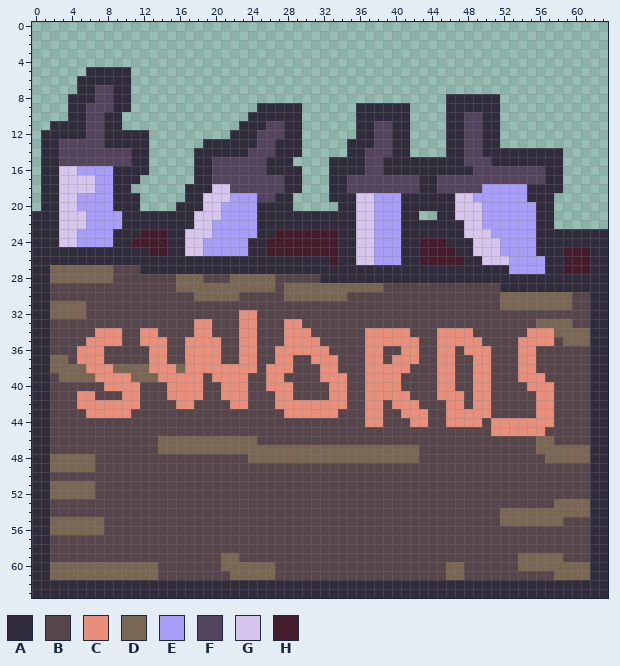
One commit to this pixel-art file: res/img/swordcrate.aseprite. The first picture shows the starting point.
64x64 pixels, 1 frame.
Palette (. is transparent): A #312c3b  B #57454c  C #e88f7b  D #7a6753  E #a89ef7  F #54445e  G #d6c5ed  H #451c2c
After the commit:
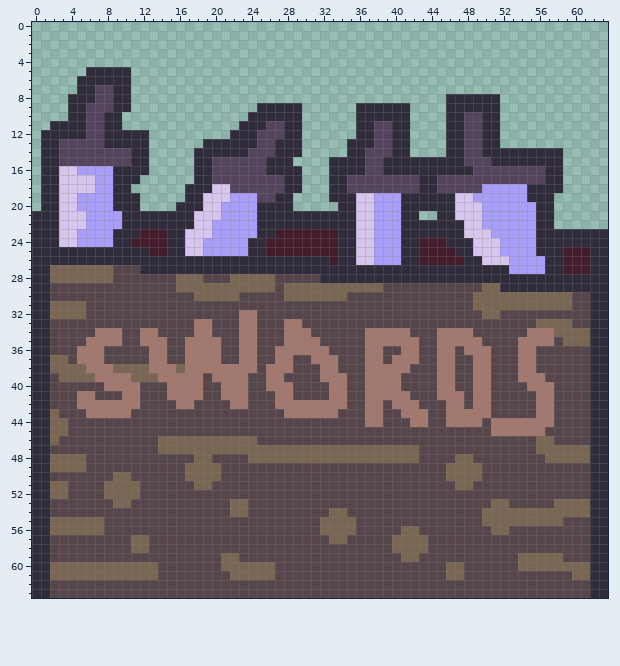
The edit:
@@ palette @@
-C #e88f7b
+C #a3796f
--- layer "Layer 1"
@@ x 47..53 @@
 28 AAAAAAA
-29 BBBBBAA
-30 BBBBBDD
-31 BBBBBDD
-32 BBBBBBB
+29 BBBDDAA
+30 BBDDDDD
+31 BBDDDDD
+32 BBBDDBB
 33 BBBBBBB
@@ x 0..63 @@
 42 AABBBCCCCCCCBBBBCCBBBBCCBBBCCCCCCCCBBCCBCCCBBBCCBCCBBBBBCCBBBBAA
-43 AABBBBCCCCCBBBBBBBBBBBBBBBBBCCCCCCBBBCCBBCCCBBCCCCCBBBBBCCBBBBAA
-44 AABBBBBBBBBBBBBBBBBBBBBBBBBBBBBBBBBBBCCBBBCCBBCCCCBCCCCCCCBBBBAA
-45 AABBBBBBBBBBBBBBBBBBBBBBBBBBBBBBBBBBBBBBBBBBBBBBBBBCCCCCCBBBBBAA
-46 AABBBBBBBBBBBBDDDDDDDDDDDBBBBBBBBBBBBBBBBBBBBBBBBBBBBBBBDDBBBBAA
+43 AADBBBCCCCCBBBBBBBBBBBBBBBBBCCCCCCBBBCCBBCCCBBCCCCCBBBBBCCBBBBAA
+44 AADDBBBBBBBBBBBBBBBBBBBBBBBBBBBBBBBBBCCBBBCCBBCCCCBCCCCCCCBBBBAA
+45 AADDBBBBBBBBBBBBBBBBBBBBBBBBBBBBBBBBBBBBBBBBBBBBBBBCCCCCCBBBBBAA
+46 AADBBBBBBBBBBBDDDDDDDDDDDBBBBBBBBBBBBBBBBBBBBBBBBBBBBBBBDDBBBBAA
 47 AABBBBBBBBBBBBDDDDDDDDDDDDDDDDDDDDDDDDDDDDDBBBBBBBBBBBBBDDDDDDAA
-48 AADDDDDBBBBBBBBBBBBBBBBBDDDDDDDDDDDDDDDDDDDBBBBBBBBBBBBBBDDDDDAA
-49 AADDDDDBBBBBBBBBBBBBBBBBBBBBBBBBBBBBBBBBBBBBBBBBBBBBBBBBBBBBBBAA
-50 AABBBBBBBBBBBBBBBBBBBBBBBBBBBBBBBBBBBBBBBBBBBBBBBBBBBBBBBBBBBBAA
-51 AADDDDDBBBBBBBBBBBBBBBBBBBBBBBBBBBBBBBBBBBBBBBBBBBBBBBBBBBBBBBAA
-52 AADDDDDBBBBBBBBBBBBBBBBBBBBBBBBBBBBBBBBBBBBBBBBBBBBBBBBBBBBBBBAA
-53 AABBBBBBBBBBBBBBBBBBBBBBBBBBBBBBBBBBBBBBBBBBBBBBBBBBBBBBBBDDDDAA
-54 AABBBBBBBBBBBBBBBBBBBBBBBBBBBBBBBBBBBBBBBBBBBBBBBBBBDDDDDDDDDDAA
-55 AADDDDDDBBBBBBBBBBBBBBBBBBBBBBBBBBBBBBBBBBBBBBBBBBBBDDDDDDDBBBAA
-56 AADDDDDDBBBBBBBBBBBBBBBBBBBBBBBBBBBBBBBBBBBBBBBBBBBBBBBBBBBBBBAA
-57 AABBBBBBBBBBBBBBBBBBBBBBBBBBBBBBBBBBBBBBBBBBBBBBBBBBBBBBBBBBBBAA
-58 AABBBBBBBBBBBBBBBBBBBBBBBBBBBBBBBBBBBBBBBBBBBBBBBBBBBBBBBBBBBBAA
-59 AABBBBBBBBBBBBBBBBBBBDDBBBBBBBBBBBBBBBBBBBBBBBBBBBBBBBDDDDDBBBAA
+48 AADDDDBBBBBBBBBBBBDDBBBBDDDDDDDDDDDDDDDDDDDBBBBDDBBBBBBBBDDDDDAA
+49 AADDDDBBBBBBBBBBBDDDDBBBBBBBBBBBBBBBBBBBBBBBBBDDDDBBBBBBBBBBBBAA
+50 AABBBBBBBDDBBBBBBDDDDBBBBBBBBBBBBBBBBBBBBBBBBBDDDDBBBBBBBBBBBBAA
+51 AADDBBBBDDDDBBBBBBDDBBBBBBBBBBBBBBBBBBBBBBBBBBBDDBBBBBBBBBBBBBAA
+52 AADDBBBBDDDDBBBBBBBBBBBBBBBBBBBBBBBBBBBBBBBBBBBBBBBBBBBBBBBBBBAA
+53 AABBBBBBBDDBBBBBBBBBBBDDBBBBBBBBBBBBBBBBBBBBBBBBBBBDDBBBBBDDDDAA
+54 AABBBBBBBBBBBBBBBBBBBBDDBBBBBBBBBDDBBBBBBBBBBBBBBBDDDDDDDDDDDDAA
+55 AADDDDDDBBBBBBBBBBBBBBBBBBBBBBBBDDDDBBBBBBBBBBBBBBDDDDDDDDDBBBAA
+56 AADDDDDDBBBBBBBBBBBBBBBBBBBBBBBBDDDDBBBBBDDBBBBBBBBDDBBBBBBBBBAA
+57 AABBBBBBBBBDDBBBBBBBBBBBBBBBBBBBBDDBBBBBDDDDBBBBBBBBBBBBBBBBBBAA
+58 AABBBBBBBBBDDBBBBBBBBBBBBBBBBBBBBBBBBBBBDDDDBBBBBBBBBBBBBBBBBBAA
+59 AABBBBBBBBBBBBBBBBBBBDDBBBBBBBBBBBBBBBBBBDDBBBBBBBBBBBDDDDDBBBAA
 60 AADDDDDDDDDDDDBBBBBBBDDDDDDBBBBBBBBBBBBBBBBBBBDDBBBBBBDDDDDDDDAA
-61 AADDDDDDDDDDDDBBBBBBBBDDDDDBBBBBBBBBBBBBBBBBBBDDBBBBBBBBBBDDDDAA
-62 AAAAAAAAAAAAAAAAAAAAAAAAAAAAAAAAAAAAAAAAAAAAAAAAAAAAAAAAAAAAAAAA
-63 AAAAAAAAAAAAAAAAAAAAAAAAAAAAAAAAAAAAAAAAAAAAAAAAAAAAAAAAAAAAAAAA
+61 AADDDDDDDDDDDDBBBBBBBBDDDDDBBBBBBBBBBBBBBBBBBBDDBBBBBBBBBBBBDDAA
+62 AABBBBBBBBBBBBBBBBBBBBBBBBBBBBBBBBBBBBBBBBBBBBBBBBBBBBBBBBBBBBAA
+63 AABBBBBBBBBBBBBBBBBBBBBBBBBBBBBBBBBBBBBBBBBBBBBBBBBBBBBBBBBBBBAA
Changed places in both pictures, as pixel boxes (x1, y1, x2, y2):
changed: (50, 283, 590, 598)
